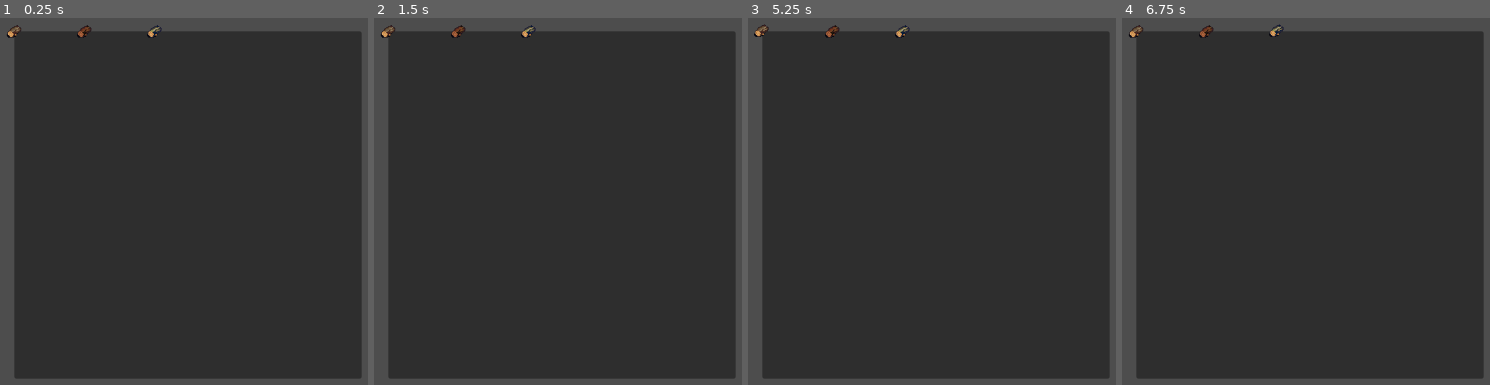
Above: before the commit, frames 1-4 (left to right).
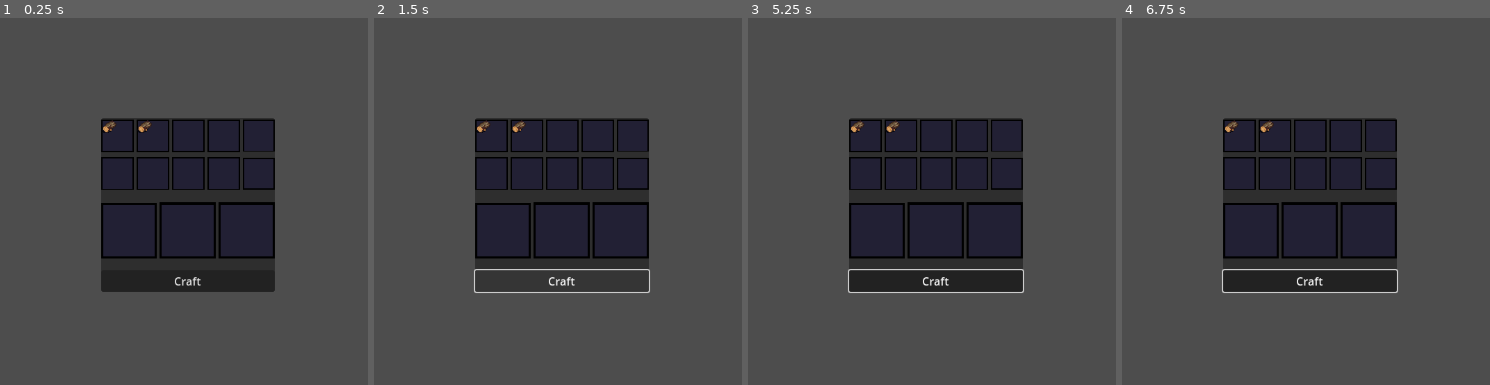
Above: after the commit, the same moments.

Repository: Moonlit-Cafe/MLCProject1
Game: Godot game, scene res://scenes/test_scene.tscn
Same seed, same stepped clock (60 frames per second), same inputs: the game is played once before the commit and once after it. This scene is started directly instead of the project's main scene.
Inputs (mouse positions are in pixels of both pictures, inside the frame that each line leads up to):
- Up to frame 1 (0.25 s): no input
- Up to frame 2 (1.5 s): click (484, 128) at 0.52 s; click (561, 282) at 1.25 s, where only the run after the commit has a clickable "Craft"
- Up to frame 3 (5.25 s): click (858, 128) at 2.02 s; click (935, 282) at 2.75 s, where only the run after the commit has a clickable "Craft"; click (858, 128) at 3.52 s; click (935, 282) at 4.25 s, where only the run after the commit has a clickable "Craft"; tap Enter at 5 s; move the mouse to (762, 32) at 5.02 s; press the mouse at (762, 32) at 5.03 s
- Up to frame 4 (6.75 s): tap Space at 5.75 s; move the mouse to (1206, 32) at 5.77 s; release the mouse at (1206, 32) at 5.78 s; click (1206, 32) at 5.85 s; tap Enter at 6.5 s; move the mouse to (1276, 32) at 6.52 s; press the mouse at (1276, 32) at 6.53 s

The runs differ from the first frame. In frame 1, 69% of the frame differs, in the area x 1-99%, y 1-99%; in frame 2, 69%; in frame 3, 69%; in frame 4, 69%.

Commit message:
Crafting
Crafting request function added, can now craft items given there is a craft and result slot.

Diff:
--- a/autoloads/general/game_global.gd
+++ b/autoloads/general/game_global.gd
@@ -1,3 +1,5 @@
+# Current feature worked on for Riley: Crafting, coding-in_progress
+
 ## The actual Global containing all of the game's core information.
 extends Node
 
--- a/autoloads/inventory/craft_manager.gd
+++ b/autoloads/inventory/craft_manager.gd
@@ -47,11 +47,28 @@
 
 	return true
 
-# TODO: Work on adding public functions to get specific data regarding crafts and requests
+## The method used to craft an item
+func request_craft(items: Array[Item]) -> Item:
+	var recipe : Recipe = _find_recipes_with_ingredients(items)
+	if not recipe:
+		var warning_str : String = ""
+		for item in items:
+			warning_str += item.item_name + " "
+		push_warning("There is no recipe for ingredients " + warning_str)
+		return null
+
+	return recipe.result
+
+func find_item(item_name: StringName) -> Array:
+	for item_set in item_compendium.sets:
+		for tier in item_set.item_set.keys():
+			if item_name == item_set.item_set.get(tier).item_name:
+				return [item_set, tier, item_set.item_set.get(tier)]
+
+	push_warning("There is no item by the name %s" % item_name)
+	return [null]
 
 # TODO: Document the CraftManager
-
-# TODO: Make a test scene to ensure crafting is going as planned.
 
 func get_item_texture(pos: Vector2i) -> AtlasTexture:
 	var return_texture := AtlasTexture.new()
--- a/mechanics/items/item_compendium.tres
+++ b/mechanics/items/item_compendium.tres
@@ -2,7 +2,7 @@
 
 [ext_resource type="Script" uid="uid://50a7am8a0d5o" path="res://mechanics/items/res_def/item_compendium.gd" id="1_8owe3"]
 [ext_resource type="Script" uid="uid://ynt7c1sj0k3m" path="res://mechanics/items/res_def/item_set_resource.gd" id="2_kmp7p"]
-[ext_resource type="Resource" uid="uid://dknkv2gqqo2s" path="res://mechanics/items/materials/wood.tres" id="3_kmp7p"]
+[ext_resource type="Resource" uid="uid://dknkv2gqqo2s" path="res://mechanics/items/materials/woods/wood.tres" id="3_kmp7p"]
 
 [resource]
 script = ExtResource("1_8owe3")
--- a/mechanics/items/item_node.gd
+++ b/mechanics/items/item_node.gd
@@ -1,38 +1,54 @@
 ## An extension of Button to specifically act as the items for an inventory.
-class_name ItemNode extends Area2D
+class_name ItemNode extends TextureButton
 
 @export var item_set : ItemSet
 @export var item_tier : Genum.ItemTier = Genum.ItemTier.MUNDANE
 
+# TODO: Item stacking
+
+var areas : Array[Area2D]
+
 var item : Item
-var hovering := false
-var dragging := false
+#var hovering := false
+#var dragging := false
 
 # TODO (Low): Little animation while dragging.
 
 func _ready() -> void:
 	if item_set != null:
 		item = item_set.item_set.get(item_tier)
-		$Sprite2D.texture = CraftManager.get_item_texture(item.item_texture)
+		texture_normal = CraftManager.get_item_texture(item.item_texture)
+
+	button_up.connect(_on_button_released)
 
 func _process(_delta: float) -> void:
-	if dragging:
+	if button_pressed:
 		global_position = get_global_mouse_position()
 
-func _input(event: InputEvent) -> void:
-	if hovering:
-		if not dragging:
-			if event.is_action_pressed(&"mouse_action"):
-				dragging = true
-		elif event.is_action_released(&"mouse_action"):
-			dragging = false
-	elif dragging:
-		if event.is_action_released(&"mouse_action"):
-			dragging = false
-			GameGlobalEvents.stop_dragging.emit()
+func _on_button_released() -> void:
+	GameGlobalEvents.stop_dragging.emit()
+	var parent_area : Area2D
+	for area in areas:
+		if not parent_area:
+			parent_area = area
+		else:
+			if global_position.direction_to(area.global_position) < global_position.direction_to(area.global_position):
+				parent_area = area
 
-func _on_mouse_entered() -> void:
-	hovering = true
+	if parent_area:
+		if parent_area.owner is ItemSlot:
+			for child in parent_area.owner.get_children():
+				if child is ItemNode:
+					position = Vector2.ZERO
+					return
 
-func _on_mouse_exited() -> void:
-	hovering = false
+		reparent(parent_area.owner)
+		parent_area.owner.current_item = self
+
+	position = Vector2.ZERO
+
+func _on_area_entered(area: Area2D) -> void:
+	areas.append(area)
+
+func _on_area_exited(area: Area2D) -> void:
+	areas.erase(area)
--- a/mechanics/items/item_node.tscn
+++ b/mechanics/items/item_node.tscn
@@ -1,20 +1,23 @@
-[gd_scene load_steps=4 format=3 uid="uid://dsf2yvigiq8k0"]
+[gd_scene load_steps=3 format=3 uid="uid://dsf2yvigiq8k0"]
 
 [ext_resource type="Script" uid="uid://be70vw5xye7lm" path="res://mechanics/items/item_node.gd" id="1_ttaj6"]
-
-[sub_resource type="RectangleShape2D" id="RectangleShape2D_jbynh"]
-size = Vector2(24, 24)
 
 [sub_resource type="RectangleShape2D" id="RectangleShape2D_lk7ay"]
 size = Vector2(5, 5)
 
-[node name="ItemNode" type="Area2D"]
+[node name="ItemNode" type="TextureButton"]
+z_index = 1
+z_as_relative = false
+anchors_preset = 15
+anchor_right = 1.0
+anchor_bottom = 1.0
+grow_horizontal = 2
+grow_vertical = 2
+size_flags_horizontal = 3
+size_flags_vertical = 3
+keep_pressed_outside = true
+stretch_mode = 5
 script = ExtResource("1_ttaj6")
-
-[node name="Sprite2D" type="Sprite2D" parent="."]
-
-[node name="MouseShape" type="CollisionShape2D" parent="."]
-shape = SubResource("RectangleShape2D_jbynh")
 
 [node name="SlotArea" type="Area2D" parent="."]
 collision_layer = 2
@@ -24,5 +27,5 @@
 [node name="SlotShape" type="CollisionShape2D" parent="SlotArea"]
 shape = SubResource("RectangleShape2D_lk7ay")
 
-[connection signal="mouse_entered" from="." to="." method="_on_mouse_entered"]
-[connection signal="mouse_exited" from="." to="." method="_on_mouse_exited"]
+[connection signal="area_entered" from="SlotArea" to="." method="_on_area_entered"]
+[connection signal="area_exited" from="SlotArea" to="." method="_on_area_exited"]
--- a/mechanics/items/item_slot.gd
+++ b/mechanics/items/item_slot.gd
@@ -1,27 +1,36 @@
 ## The main component that will work alongside UI for dealing with items.
-class_name ItemSlot extends Node2D
+class_name ItemSlot extends Control
 
 @export var current_item : ItemNode
 
-# TODO: Items need to reset to their current slot if placed in an empty space
-
 func _process(_delta: float) -> void:
 	if current_item:
-		if not current_item.dragging:
+		if not current_item.button_pressed:
 			current_item.reparent(self)
-			current_item.position = Vector2.ZERO
 
-func _on_area_entered(area: Area2D) -> void:
-	if area.owner is ItemNode:
-		if not current_item:
-			current_item = area.owner
-		elif current_item != area.owner:
-			area.owner.position = Vector2.ZERO
+func request_item_info() -> Item:
+	if current_item:
+		return current_item.item
 
-func _on_area_exited(area: Area2D) -> void:
-	if area.owner == current_item:
-		await GameGlobalEvents.stop_dragging
-		if current_item.get_parent() is ItemSlot and current_item.get_parent() != self:
-			current_item = null
-		else:
-			current_item.position = Vector2.ZERO
+	push_warning("There is no item currently in this slot")
+	return null
+
+func add_item(item_name: StringName) -> void:
+	var item_info : Array = CraftManager.find_item(item_name)
+	var item = ItemNode.new()
+	item.item_set = item_info.get(0)
+	item.item_tier = item_info.get(1)
+	item.item = item_info.get(2)
+
+	add_child(item)
+
+
+func remove_item() -> void:
+	for child in get_children():
+		if child is ItemNode:
+			child.queue_free()
+
+func _on_resized() -> void:
+	if size.length() > 2:
+		$Area2D/CollisionShape2D.shape.size = size / 2
+		$Area2D.position = size / 2
--- a/mechanics/items/item_slot.tscn
+++ b/mechanics/items/item_slot.tscn
@@ -1,11 +1,20 @@
-[gd_scene load_steps=3 format=3 uid="uid://bvexbc2ib872p"]
+[gd_scene load_steps=4 format=3 uid="uid://bvexbc2ib872p"]
 
 [ext_resource type="Script" uid="uid://dcuhpbjv16bnc" path="res://mechanics/items/item_slot.gd" id="1_n2g2s"]
+[ext_resource type="Texture2D" uid="uid://cdoimq2i780r1" path="res://assets/textures/temp_item_slot_bg.png" id="2_h0dpt"]
 
 [sub_resource type="RectangleShape2D" id="RectangleShape2D_yk107"]
 size = Vector2(24, 24)
 
-[node name="ItemSlot" type="Node2D"]
+[node name="ItemSlot" type="Control"]
+layout_mode = 3
+anchors_preset = 15
+anchor_right = 1.0
+anchor_bottom = 1.0
+grow_horizontal = 2
+grow_vertical = 2
+size_flags_horizontal = 3
+size_flags_vertical = 3
 script = ExtResource("1_n2g2s")
 
 [node name="Area2D" type="Area2D" parent="."]
@@ -16,5 +25,14 @@
 [node name="CollisionShape2D" type="CollisionShape2D" parent="Area2D"]
 shape = SubResource("RectangleShape2D_yk107")
 
-[connection signal="area_entered" from="Area2D" to="." method="_on_area_entered"]
-[connection signal="area_exited" from="Area2D" to="." method="_on_area_exited"]
+[node name="TextureRect" type="TextureRect" parent="."]
+layout_mode = 1
+anchors_preset = 15
+anchor_right = 1.0
+anchor_bottom = 1.0
+grow_horizontal = 2
+grow_vertical = 2
+texture = ExtResource("2_h0dpt")
+stretch_mode = 5
+
+[connection signal="resized" from="." to="." method="_on_resized"]
--- a/mechanics/items/materials/wood.tres
+++ /dev/null
@@ -1,44 +0,0 @@
-[gd_resource type="Resource" script_class="ItemSet" load_steps=6 format=3 uid="uid://dknkv2gqqo2s"]
-
-[ext_resource type="Script" uid="uid://vvy08pwysa1j" path="res://mechanics/items/res_def/item_resource.gd" id="1_huwl7"]
-[ext_resource type="Script" uid="uid://ynt7c1sj0k3m" path="res://mechanics/items/res_def/item_set_resource.gd" id="2_f7h1n"]
-
-[sub_resource type="Resource" id="Resource_huwl7"]
-script = ExtResource("1_huwl7")
-item_name = &"Oak"
-item_id = 0
-item_value = 0
-item_tags = Array[int]([0])
-item_texture = Vector2i(0, 0)
-item_tooltip = ""
-metadata/_custom_type_script = "uid://vvy08pwysa1j"
-
-[sub_resource type="Resource" id="Resource_f7h1n"]
-script = ExtResource("1_huwl7")
-item_name = &"Spruce"
-item_id = 1
-item_value = 0
-item_tags = Array[int]([0])
-item_texture = Vector2i(6, 0)
-item_tooltip = ""
-metadata/_custom_type_script = "uid://vvy08pwysa1j"
-
-[sub_resource type="Resource" id="Resource_dhv4g"]
-script = ExtResource("1_huwl7")
-item_name = &"Maple"
-item_id = 2
-item_value = 0
-item_tags = Array[int]([0])
-item_texture = Vector2i(8, 0)
-item_tooltip = ""
-metadata/_custom_type_script = "uid://vvy08pwysa1j"
-
-[resource]
-script = ExtResource("2_f7h1n")
-group_name = &"Woods"
-item_set = Dictionary[int, ExtResource("1_huwl7")]({
-0: SubResource("Resource_huwl7"),
-1: SubResource("Resource_f7h1n"),
-2: SubResource("Resource_dhv4g")
-})
-metadata/_custom_type_script = "uid://ynt7c1sj0k3m"
--- /dev/null
+++ b/mechanics/items/materials/woods/wood.tres
@@ -0,0 +1,15 @@
+[gd_resource type="Resource" script_class="ItemSet" load_steps=5 format=3 uid="uid://dknkv2gqqo2s"]
+
+[ext_resource type="Script" uid="uid://vvy08pwysa1j" path="res://mechanics/items/res_def/item_resource.gd" id="1_oavmk"]
+[ext_resource type="Resource" uid="uid://bast77pcdurbb" path="res://mechanics/items/materials/woods/wood_oak.tres" id="2_4y102"]
+[ext_resource type="Script" uid="uid://ynt7c1sj0k3m" path="res://mechanics/items/res_def/item_set_resource.gd" id="2_n60y0"]
+[ext_resource type="Resource" uid="uid://cl4qein0c2t7d" path="res://mechanics/items/materials/woods/wood_plank.tres" id="3_ks5qg"]
+
+[resource]
+script = ExtResource("2_n60y0")
+group_name = &"Woods"
+item_set = Dictionary[int, ExtResource("1_oavmk")]({
+0: ExtResource("2_4y102"),
+1: ExtResource("3_ks5qg")
+})
+metadata/_custom_type_script = "uid://ynt7c1sj0k3m"
--- /dev/null
+++ b/mechanics/items/materials/woods/wood_oak.tres
@@ -0,0 +1,13 @@
+[gd_resource type="Resource" script_class="Item" load_steps=2 format=3 uid="uid://bast77pcdurbb"]
+
+[ext_resource type="Script" uid="uid://vvy08pwysa1j" path="res://mechanics/items/res_def/item_resource.gd" id="1_byyim"]
+
+[resource]
+script = ExtResource("1_byyim")
+item_name = &"Oak"
+item_id = 0
+item_value = 0
+item_tags = Array[int]([0])
+item_texture = Vector2i(0, 0)
+item_tooltip = ""
+metadata/_custom_type_script = "uid://vvy08pwysa1j"
--- /dev/null
+++ b/mechanics/items/materials/woods/wood_plank.tres
@@ -0,0 +1,13 @@
+[gd_resource type="Resource" script_class="Item" load_steps=2 format=3 uid="uid://cl4qein0c2t7d"]
+
+[ext_resource type="Script" uid="uid://vvy08pwysa1j" path="res://mechanics/items/res_def/item_resource.gd" id="1_p656x"]
+
+[resource]
+script = ExtResource("1_p656x")
+item_name = &"Oak Plank"
+item_id = 1
+item_value = 0
+item_tags = Array[int]([0])
+item_texture = Vector2i(1, 0)
+item_tooltip = ""
+metadata/_custom_type_script = "uid://vvy08pwysa1j"
--- a/mechanics/items/res_def/item_set_resource.gd
+++ b/mechanics/items/res_def/item_set_resource.gd
@@ -3,3 +3,4 @@
 
 @export var group_name : StringName
 @export var item_set : Dictionary[Genum.ItemTier, Item]
+@export var max_stack : int = 1
--- /dev/null
+++ b/mechanics/recipes/materials/oak_plank.tres
@@ -0,0 +1,12 @@
+[gd_resource type="Resource" script_class="Recipe" load_steps=5 format=3 uid="uid://bsiwb5q4a65xw"]
+
+[ext_resource type="Script" uid="uid://vvy08pwysa1j" path="res://mechanics/items/res_def/item_resource.gd" id="1_cpjs0"]
+[ext_resource type="Resource" uid="uid://bast77pcdurbb" path="res://mechanics/items/materials/woods/wood_oak.tres" id="2_bw1kp"]
+[ext_resource type="Script" uid="uid://kh80wrct7fkt" path="res://mechanics/recipes/res_def/recipe_resource.gd" id="2_vrcio"]
+[ext_resource type="Resource" uid="uid://cl4qein0c2t7d" path="res://mechanics/items/materials/woods/wood_plank.tres" id="3_36u3d"]
+
+[resource]
+script = ExtResource("2_vrcio")
+components = Array[ExtResource("1_cpjs0")]([ExtResource("2_bw1kp"), ExtResource("2_bw1kp")])
+result = ExtResource("3_36u3d")
+metadata/_custom_type_script = "uid://kh80wrct7fkt"
--- a/mechanics/recipes/recipe_compendium.tres
+++ b/mechanics/recipes/recipe_compendium.tres
@@ -1,9 +1,10 @@
-[gd_resource type="Resource" script_class="RecipeCompendium" load_steps=3 format=3 uid="uid://bbij6odqtum6q"]
+[gd_resource type="Resource" script_class="RecipeCompendium" load_steps=4 format=3 uid="uid://bbij6odqtum6q"]
 
 [ext_resource type="Script" uid="uid://kh80wrct7fkt" path="res://mechanics/recipes/res_def/recipe_resource.gd" id="1_xeali"]
+[ext_resource type="Resource" uid="uid://bsiwb5q4a65xw" path="res://mechanics/recipes/materials/oak_plank.tres" id="2_xeali"]
 [ext_resource type="Script" uid="uid://w6l5es8wnp35" path="res://mechanics/recipes/res_def/recipe_compendium.gd" id="3_h6u1c"]
 
 [resource]
 script = ExtResource("3_h6u1c")
-recipes = Array[ExtResource("1_xeali")]([])
+recipes = Array[ExtResource("1_xeali")]([ExtResource("2_xeali")])
 metadata/_custom_type_script = "uid://w6l5es8wnp35"
--- /dev/null
+++ b/scenes/craft_button_test.gd
@@ -0,0 +1,17 @@
+extends Button
+
+@export var craft_slots : Array[ItemSlot]
+@export var result_slot : ItemSlot
+
+func _on_pressed() -> void:
+	var items : Array[Item]
+	for slot in craft_slots:
+		var item = slot.request_item_info()
+		if item:
+			items.append(item)
+
+	var result = CraftManager.request_craft(items)
+	if result:
+		for slot in craft_slots:
+			slot.remove_item()
+		result_slot.add_item(result.item_name)
--- a/scenes/test_scene.tscn
+++ b/scenes/test_scene.tscn
@@ -1,15 +1,14 @@
-[gd_scene load_steps=4 format=3 uid="uid://d05a4348hs6u6"]
+[gd_scene load_steps=5 format=3 uid="uid://d05a4348hs6u6"]
 
 [ext_resource type="PackedScene" uid="uid://dsf2yvigiq8k0" path="res://mechanics/items/item_node.tscn" id="1_g7g4h"]
 [ext_resource type="PackedScene" uid="uid://bvexbc2ib872p" path="res://mechanics/items/item_slot.tscn" id="2_j8ivh"]
-[ext_resource type="Resource" uid="uid://dknkv2gqqo2s" path="res://mechanics/items/materials/wood.tres" id="3_nd71p"]
+[ext_resource type="Resource" uid="uid://dknkv2gqqo2s" path="res://mechanics/items/materials/woods/wood.tres" id="3_nd71p"]
+[ext_resource type="Script" uid="uid://duwqlbhfr16kn" path="res://scenes/craft_button_test.gd" id="4_7ddre"]
 
-[node name="Node2D" type="Node2D"]
+[node name="Control" type="CanvasLayer"]
 
-[node name="CanvasLayer" type="CanvasLayer" parent="."]
-
-[node name="PanelContainer" type="PanelContainer" parent="CanvasLayer"]
-custom_minimum_size = Vector2(500, 500)
+[node name="PanelContainer" type="PanelContainer" parent="."]
+custom_minimum_size = Vector2(250, 250)
 anchors_preset = 8
 anchor_left = 0.5
 anchor_top = 0.5
@@ -21,99 +20,81 @@
 offset_bottom = 20.0
 grow_horizontal = 2
 grow_vertical = 2
-mouse_filter = 2
 
-[node name="GridContainer" type="GridContainer" parent="CanvasLayer/PanelContainer"]
+[node name="VBoxContainer" type="VBoxContainer" parent="PanelContainer"]
 layout_mode = 2
+
+[node name="GridContainer" type="GridContainer" parent="PanelContainer/VBoxContainer"]
+layout_mode = 2
+size_flags_vertical = 3
 columns = 5
 
-[node name="Control" type="Control" parent="CanvasLayer/PanelContainer/GridContainer"]
+[node name="ItemSlot" parent="PanelContainer/VBoxContainer/GridContainer" instance=ExtResource("2_j8ivh")]
 layout_mode = 2
-size_flags_horizontal = 3
-size_flags_vertical = 3
-mouse_filter = 2
 
-[node name="ItemSlot" parent="CanvasLayer/PanelContainer/GridContainer/Control" instance=ExtResource("2_j8ivh")]
-
-[node name="ItemNode" parent="CanvasLayer/PanelContainer/GridContainer/Control/ItemSlot" instance=ExtResource("1_g7g4h")]
+[node name="ItemNode" parent="PanelContainer/VBoxContainer/GridContainer/ItemSlot" instance=ExtResource("1_g7g4h")]
+layout_mode = 0
+anchors_preset = 0
+anchor_right = 0.0
+anchor_bottom = 0.0
+grow_horizontal = 1
+grow_vertical = 1
 item_set = ExtResource("3_nd71p")
 
-[node name="Control2" type="Control" parent="CanvasLayer/PanelContainer/GridContainer"]
+[node name="ItemSlot2" parent="PanelContainer/VBoxContainer/GridContainer" instance=ExtResource("2_j8ivh")]
 layout_mode = 2
-size_flags_horizontal = 3
+
+[node name="ItemNode" parent="PanelContainer/VBoxContainer/GridContainer/ItemSlot2" instance=ExtResource("1_g7g4h")]
+layout_mode = 0
+anchors_preset = 0
+anchor_right = 0.0
+anchor_bottom = 0.0
+grow_horizontal = 1
+grow_vertical = 1
+item_set = ExtResource("3_nd71p")
+
+[node name="ItemSlot3" parent="PanelContainer/VBoxContainer/GridContainer" instance=ExtResource("2_j8ivh")]
+layout_mode = 2
+
+[node name="ItemSlot4" parent="PanelContainer/VBoxContainer/GridContainer" instance=ExtResource("2_j8ivh")]
+layout_mode = 2
+
+[node name="ItemSlot5" parent="PanelContainer/VBoxContainer/GridContainer" instance=ExtResource("2_j8ivh")]
+layout_mode = 2
+
+[node name="ItemSlot6" parent="PanelContainer/VBoxContainer/GridContainer" instance=ExtResource("2_j8ivh")]
+layout_mode = 2
+
+[node name="ItemSlot7" parent="PanelContainer/VBoxContainer/GridContainer" instance=ExtResource("2_j8ivh")]
+layout_mode = 2
+
+[node name="ItemSlot8" parent="PanelContainer/VBoxContainer/GridContainer" instance=ExtResource("2_j8ivh")]
+layout_mode = 2
+
+[node name="ItemSlot9" parent="PanelContainer/VBoxContainer/GridContainer" instance=ExtResource("2_j8ivh")]
+layout_mode = 2
+
+[node name="ItemSlot10" parent="PanelContainer/VBoxContainer/GridContainer" instance=ExtResource("2_j8ivh")]
+layout_mode = 2
+
+[node name="HBoxContainer" type="HBoxContainer" parent="PanelContainer/VBoxContainer"]
+layout_mode = 2
 size_flags_vertical = 3
-mouse_filter = 2
 
-[node name="ItemSlot" parent="CanvasLayer/PanelContainer/GridContainer/Control2" instance=ExtResource("2_j8ivh")]
+[node name="ItemSlot11" parent="PanelContainer/VBoxContainer/HBoxContainer" instance=ExtResource("2_j8ivh")]
+layout_mode = 2
 
-[node name="ItemNode" parent="CanvasLayer/PanelContainer/GridContainer/Control2/ItemSlot" instance=ExtResource("1_g7g4h")]
-item_set = ExtResource("3_nd71p")
-item_tier = 1
+[node name="ItemSlot12" parent="PanelContainer/VBoxContainer/HBoxContainer" instance=ExtResource("2_j8ivh")]
+layout_mode = 2
 
-[node name="Control3" type="Control" parent="CanvasLayer/PanelContainer/GridContainer"]
+[node name="ItemSlot13" parent="PanelContainer/VBoxContainer/HBoxContainer" instance=ExtResource("2_j8ivh")]
 layout_mode = 2
-size_flags_horizontal = 3
-size_flags_vertical = 3
-mouse_filter = 2
 
-[node name="ItemSlot" parent="CanvasLayer/PanelContainer/GridContainer/Control3" instance=ExtResource("2_j8ivh")]
+[node name="Button" type="Button" parent="PanelContainer/VBoxContainer" node_paths=PackedStringArray("craft_slots", "result_slot")]
+layout_mode = 2
+text = "Craft"
+script = ExtResource("4_7ddre")
+craft_slots = [NodePath("../HBoxContainer/ItemSlot11"), NodePath("../HBoxContainer/ItemSlot12")]
+result_slot = NodePath("../HBoxContainer/ItemSlot13")
 
-[node name="ItemNode" parent="CanvasLayer/PanelContainer/GridContainer/Control3/ItemSlot" instance=ExtResource("1_g7g4h")]
-item_set = ExtResource("3_nd71p")
-item_tier = 2
-
-[node name="Control4" type="Control" parent="CanvasLayer/PanelContainer/GridContainer"]
-layout_mode = 2
-size_flags_horizontal = 3
-size_flags_vertical = 3
-mouse_filter = 2
-
-[node name="ItemSlot" parent="CanvasLayer/PanelContainer/GridContainer/Control4" instance=ExtResource("2_j8ivh")]
-
-[node name="Control5" type="Control" parent="CanvasLayer/PanelContainer/GridContainer"]
-layout_mode = 2
-size_flags_horizontal = 3
-size_flags_vertical = 3
-mouse_filter = 2
-
-[node name="ItemSlot" parent="CanvasLayer/PanelContainer/GridContainer/Control5" instance=ExtResource("2_j8ivh")]
-
-[node name="Control6" type="Control" parent="CanvasLayer/PanelContainer/GridContainer"]
-layout_mode = 2
-size_flags_horizontal = 3
-size_flags_vertical = 3
-mouse_filter = 2
-
-[node name="ItemSlot" parent="CanvasLayer/PanelContainer/GridContainer/Control6" instance=ExtResource("2_j8ivh")]
-
-[node name="Control7" type="Control" parent="CanvasLayer/PanelContainer/GridContainer"]
-layout_mode = 2
-size_flags_horizontal = 3
-size_flags_vertical = 3
-mouse_filter = 2
-
-[node name="ItemSlot" parent="CanvasLayer/PanelContainer/GridContainer/Control7" instance=ExtResource("2_j8ivh")]
-
-[node name="Control8" type="Control" parent="CanvasLayer/PanelContainer/GridContainer"]
-layout_mode = 2
-size_flags_horizontal = 3
-size_flags_vertical = 3
-mouse_filter = 2
-
-[node name="ItemSlot" parent="CanvasLayer/PanelContainer/GridContainer/Control8" instance=ExtResource("2_j8ivh")]
-
-[node name="Control9" type="Control" parent="CanvasLayer/PanelContainer/GridContainer"]
-layout_mode = 2
-size_flags_horizontal = 3
-size_flags_vertical = 3
-mouse_filter = 2
-
-[node name="ItemSlot" parent="CanvasLayer/PanelContainer/GridContainer/Control9" instance=ExtResource("2_j8ivh")]
-
-[node name="Control10" type="Control" parent="CanvasLayer/PanelContainer/GridContainer"]
-layout_mode = 2
-size_flags_horizontal = 3
-size_flags_vertical = 3
-mouse_filter = 2
-
-[node name="ItemSlot" parent="CanvasLayer/PanelContainer/GridContainer/Control10" instance=ExtResource("2_j8ivh")]
+[connection signal="pressed" from="PanelContainer/VBoxContainer/Button" to="PanelContainer/VBoxContainer/Button" method="_on_pressed"]
Binary file added: assets/textures/temp_item_slot_bg.png
Not shown, added: assets/textures/temp_item_slot_bg.png.import
Not shown, added: scenes/craft_button_test.gd.uid
